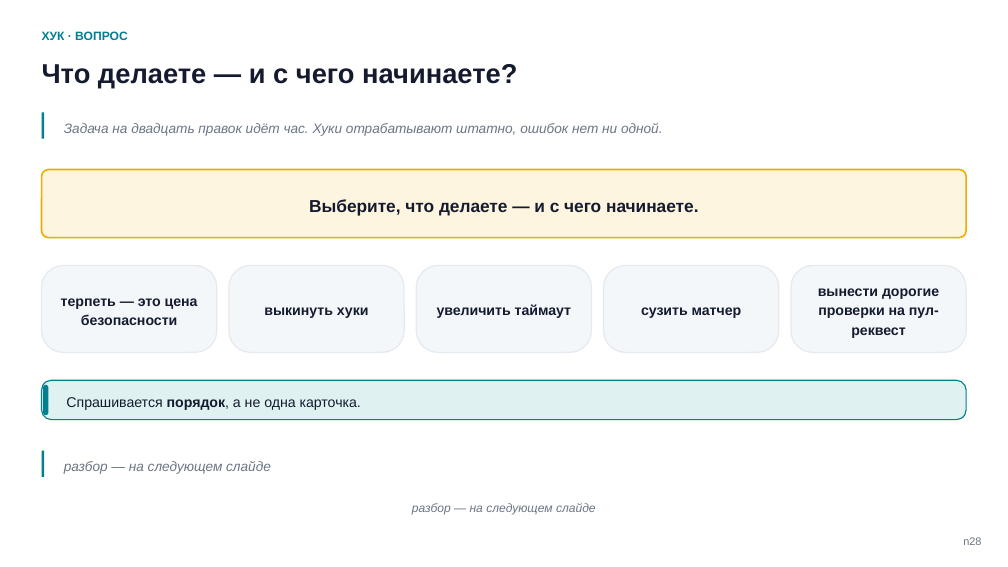
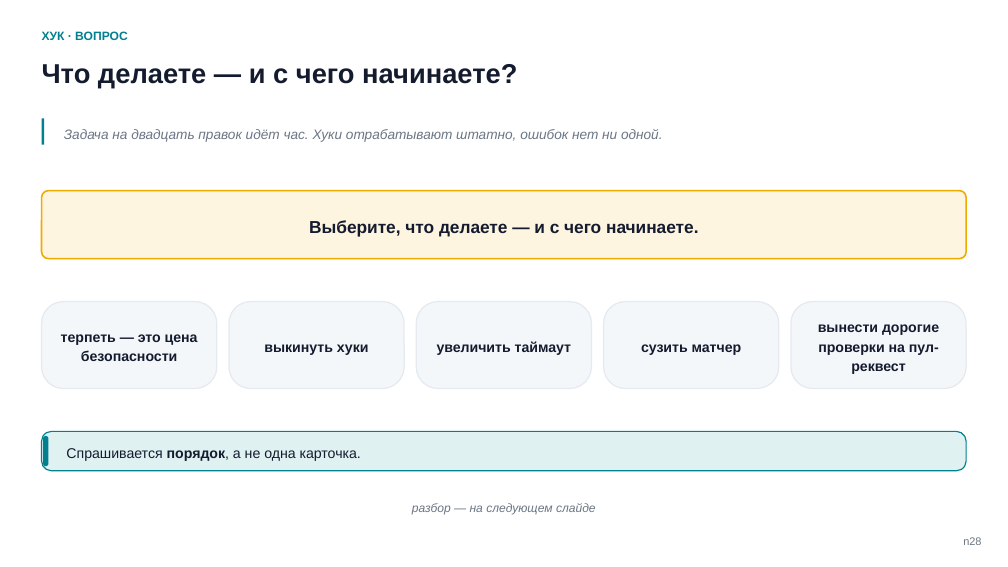
Before and after one commit to tellina-study/AI-usage-lessons, a slide deck: slide 23 of library/seminars/sem-05/rendered/sem-05-n.pptx. Drawn at 1008x567 pixels with LibreOffice and Linux fonts; fonts in the diff are those of the drawing. Boxes give left, top, right and bottom in pixels: in the first picture for what was removed or moved away, otherwise in the second. Text is boxed around its words. In the diff, an @@ line names an element or a change of style, - is before the commit and + after.

```diff
--- a/library/seminars/sem-05/rendered/sem-05-n.pptx
+++ b/library/seminars/sem-05/rendered/sem-05-n.pptx
@@ rectangle: place and size @@
-rectangle at bbox=[42, 113, 45, 139]
+rectangle at bbox=[42, 119, 45, 145]
@@ text "Задача на двадцать правок идёт ...": place and size @@
-text "Задача на двадцать правок идёт ..." at bbox=[64, 123, 663, 136]
+text "Задача на двадцать правок идёт ..." at bbox=[64, 129, 663, 142]
@@ rounded rectangle: place and size @@
-rounded rectangle at bbox=[42, 169, 966, 237]
+rounded rectangle at bbox=[42, 191, 966, 259]
@@ text "Выберите, что делаете — и ...": place and size @@
-text "Выберите, что делаете — и ..." at bbox=[309, 199, 698, 216]
+text "Выберите, что делаете — и ..." at bbox=[309, 220, 698, 237]
@@ 5 texts, 5 rounded rectangles: place and size @@
-5 texts, 5 rounded rectangles at bbox=[42, 265, 966, 352]
+5 texts, 5 rounded rectangles at bbox=[42, 302, 966, 389]
@@ 2 rounded rectangles, 1 text: place and size @@
-2 rounded rectangles, 1 text at bbox=[42, 380, 966, 420]
+2 rounded rectangles, 1 text at bbox=[42, 432, 966, 471]
@@ rectangle removed at bbox=[42, 451, 45, 477] @@
@@ text removed at bbox=[64, 461, 271, 474] @@
-разбор — на следующем слайде
```
Also in this commit, not shown: 7 other slides changed, 31 other files.
